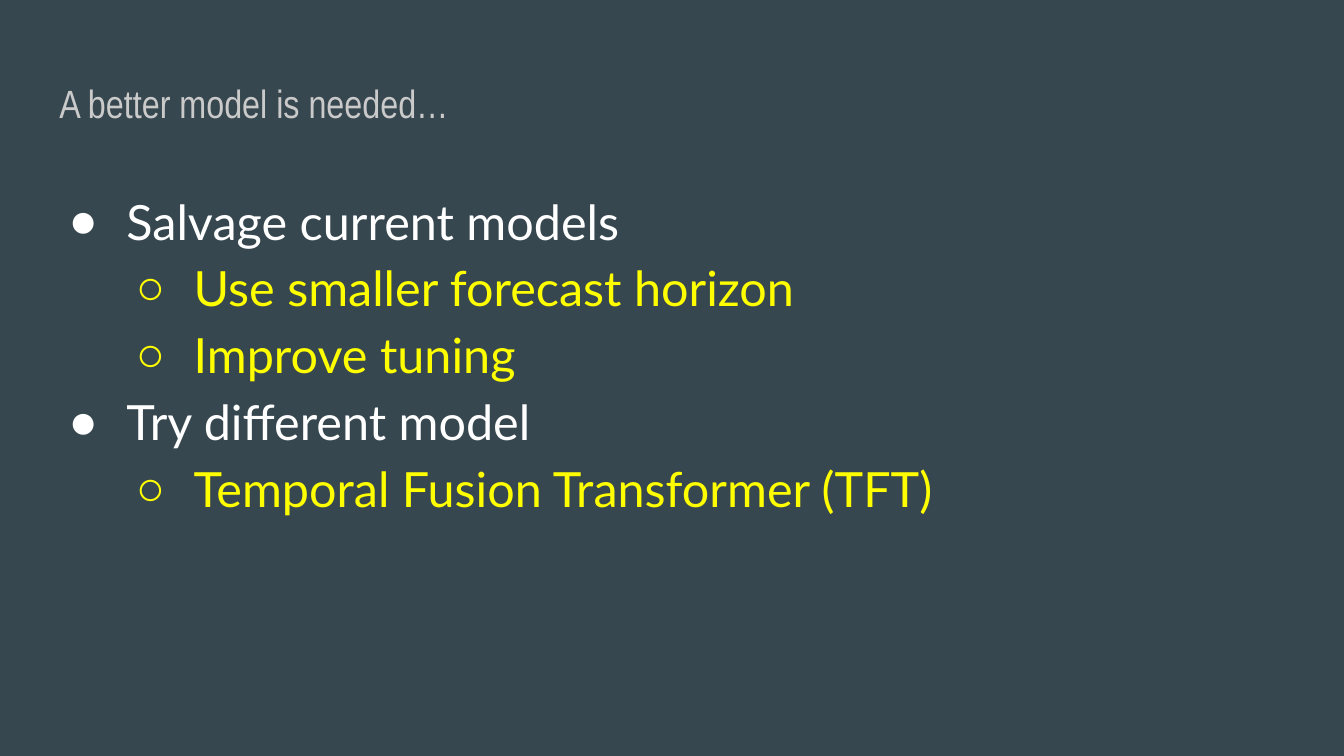
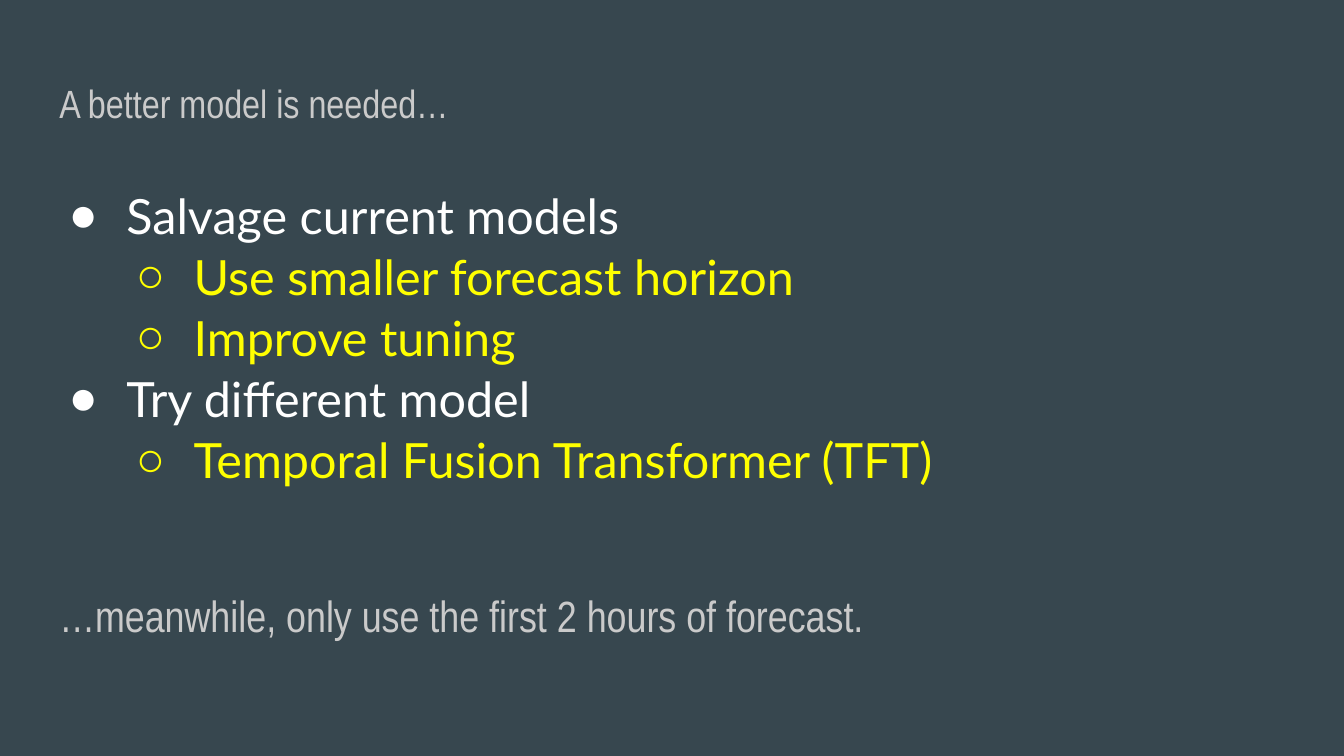
Before and after one commit to inaug22/capstone3, a slide deck: slide 13 of Capstone3Presentation.pptx (slide 11 before the commit). Drawn at 1344x756 pixels with LibreOffice and Linux fonts; fonts in the diff are those of the drawing. Boxes give left, top, right and bottom in pixels: in the first picture for what was removed or moved away, otherwise in the second. Text is boxed around its words. In the diff, an @@ line names an element or a change of style, - is before the commit and + after.

```diff
--- a/Capstone3Presentation.pptx
+++ b/Capstone3Presentation.pptx
@@ text at [126, 198, 933, 487]: line spacing 1.15 to 1.05 @@
@@ text at [59, 600, 863, 640]: paragraph added @@
+…meanwhile, only use the first 2 hours of forecast.
```
Also in this commit, not shown: 8 other slides changed, 2 slides added, 1 slide removed.
